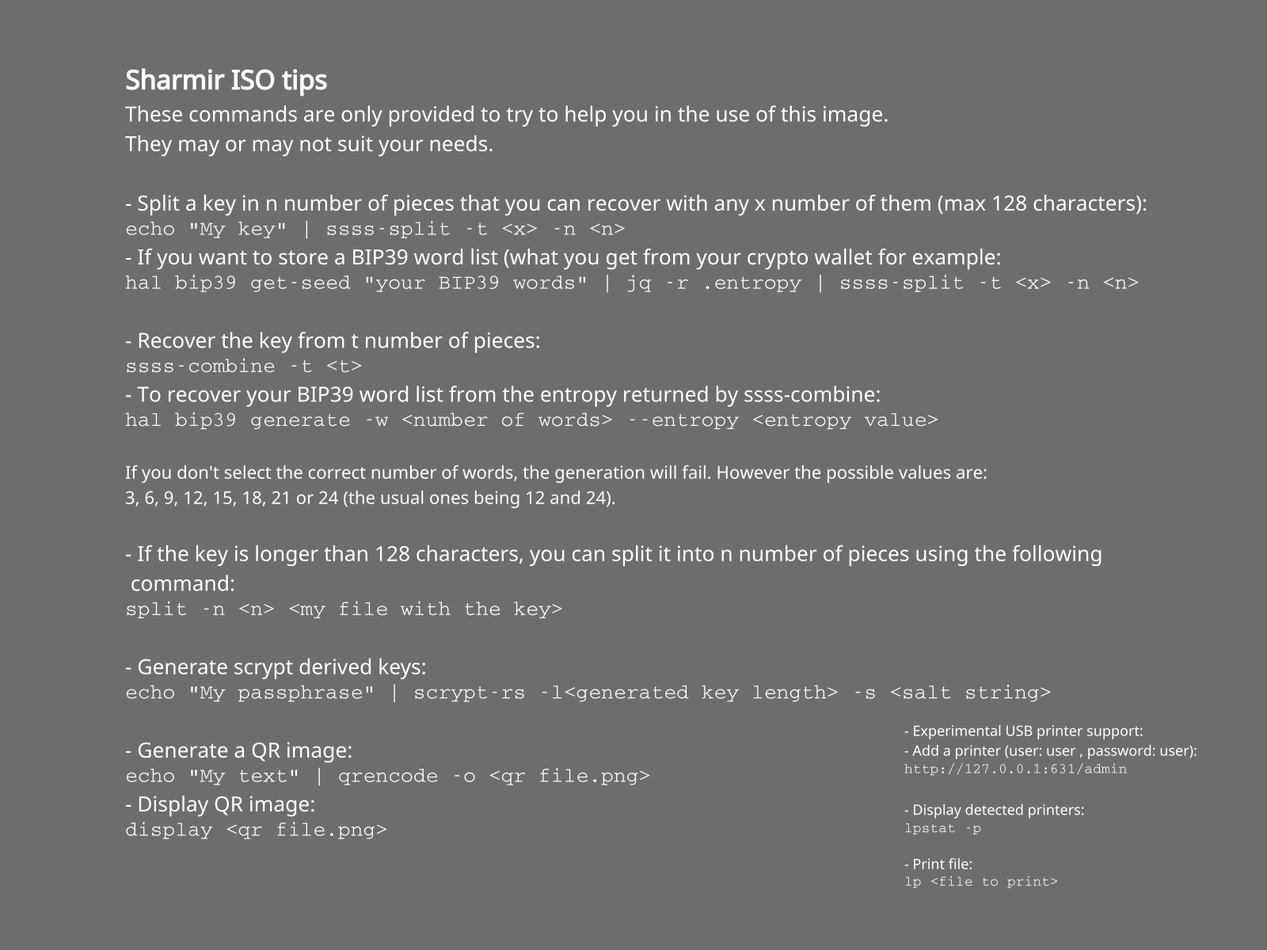
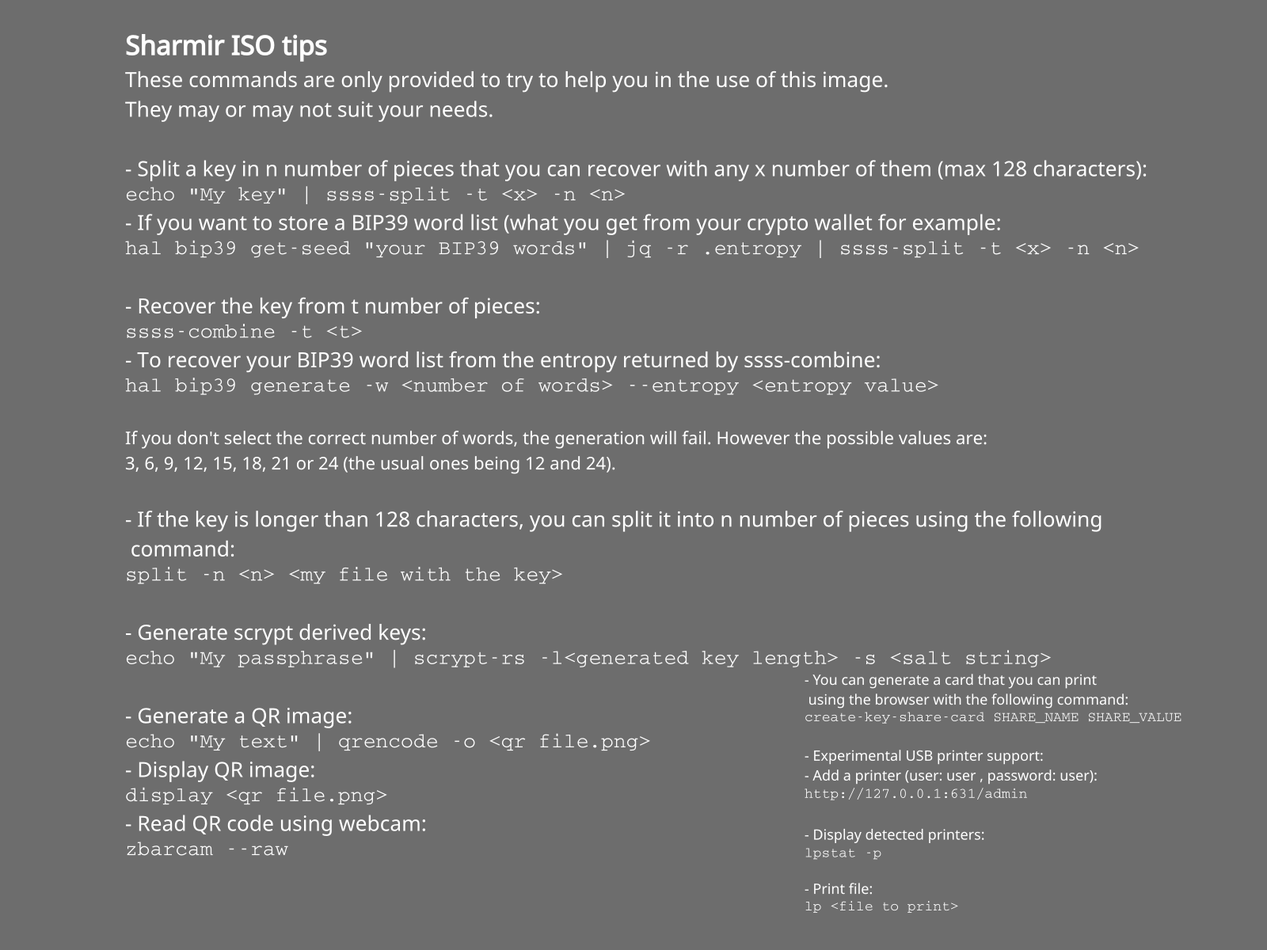
Layered file, before and after one edit (1267x950). Changes by layer:
painted on "Fill" over [125, 34, 1197, 913]
